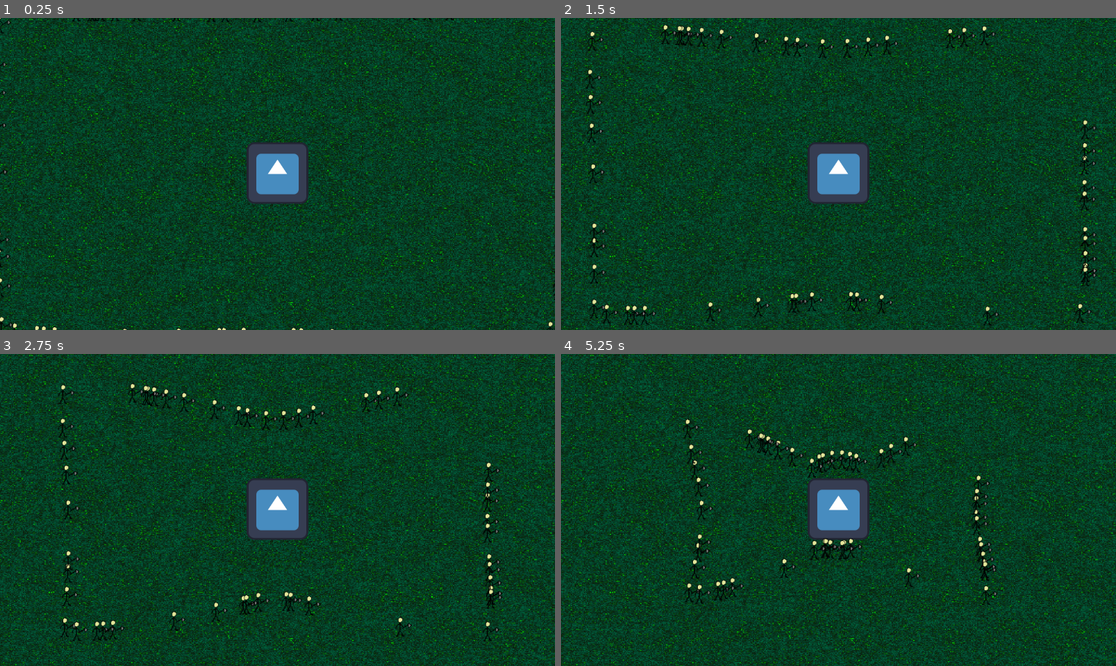
Above: before the commit, frames 1-4 (two rows, left to right).
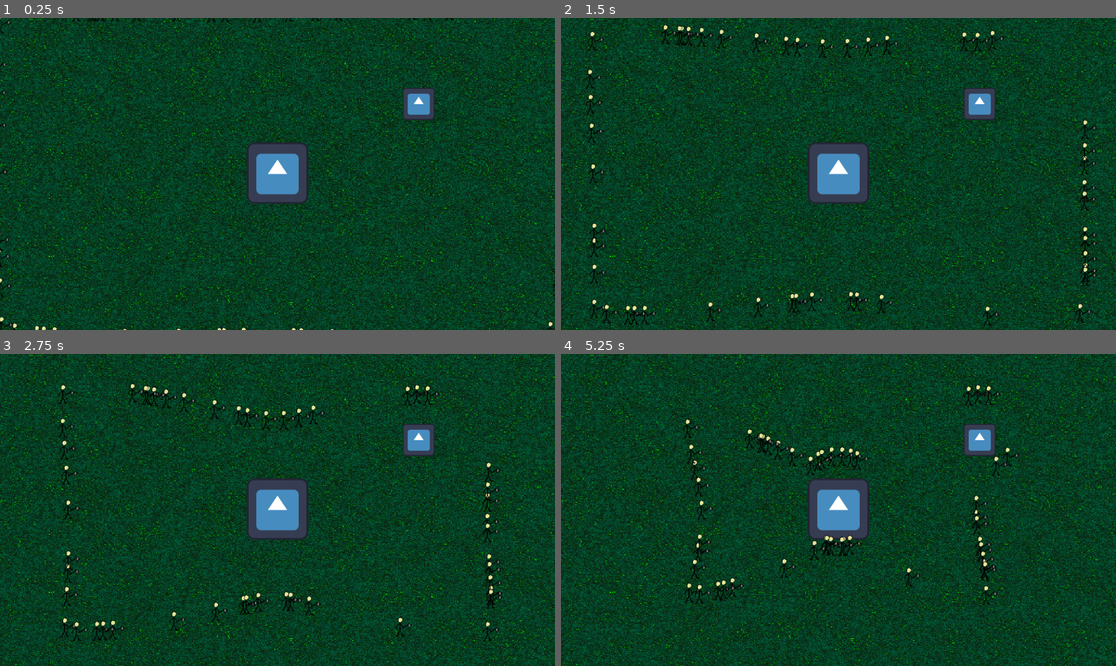
Above: after the commit, the same moments.

Repository: Igorrreha/ldjam-summoning
Game: Godot game, scene res://main.tscn
The game is run twice, just before and just after one commit, with the same random seed, the same clock (stepped at 60 frames per second) and the same inputs. The engine's default icon, where the game draws it, is replaced by a stand-in: a white triangle on a blue panel in a dark square.
Inputs:
- Up to frame 1 (0.25 s): no input
- Up to frame 2 (1.5 s): no input
- Up to frame 3 (2.75 s): no input
- Up to frame 4 (5.25 s): no input

The runs differ from the first frame. In frame 1, 0.6% of the frame differs, in the area x 72-79%, y 22-33%; in frame 2, 0.8%; in frame 3, 0.8%; in frame 4, 1.6%, in the area x 44-83%, y 9-66%.

Commit message:
Targets changing

Diff:
--- a/game.tscn
+++ b/game.tscn
@@ -18,6 +18,9 @@
 color_ramp = SubResource("Gradient_7wdsv")
 noise = SubResource("FastNoiseLite_hyq8t")
 
+[sub_resource type="CircleShape2D" id="CircleShape2D_inshy"]
+radius = 98.9
+
 [sub_resource type="CircleShape2D" id="CircleShape2D_xg4vy"]
 radius = 67.42
 
@@ -36,6 +39,17 @@
 texture = SubResource("NoiseTexture2D_4uss2")
 
 [node name="Camera2D" type="Camera2D" parent="."]
+
+[node name="test" type="Sprite2D" parent="."]
+position = Vector2(293.066, -145.834)
+scale = Vector2(0.522398, 0.522398)
+texture = ExtResource("1_vemo2")
+
+[node name="Area2D" type="Area2D" parent="test"]
+monitoring = false
+
+[node name="CollisionShape2D" type="CollisionShape2D" parent="test/Area2D"]
+shape = SubResource("CircleShape2D_inshy")
 
 [node name="MainTree" type="Area2D" parent="."]
 position = Vector2(0, -2)
--- a/modules/enemies/prefabs/human.tscn
+++ b/modules/enemies/prefabs/human.tscn
@@ -7,6 +7,9 @@
 
 [sub_resource type="CircleShape2D" id="CircleShape2D_jjd5j"]
 radius = 28.0
+
+[sub_resource type="CircleShape2D" id="CircleShape2D_g8x3i"]
+radius = 100.02
 
 [node name="Human" type="Area2D"]
 collision_layer = 2
@@ -25,7 +28,16 @@
 monitorable = false
 
 [node name="AttackCollider" type="CollisionShape2D" parent="AtackArea"]
-position = Vector2(0, 12)
+position = Vector2(0, 19)
 shape = SubResource("CircleShape2D_jjd5j")
 
+[node name="DetectArea" type="Area2D" parent="."]
+monitorable = false
+
+[node name="DetectCollider" type="CollisionShape2D" parent="DetectArea"]
+position = Vector2(0, 20)
+shape = SubResource("CircleShape2D_g8x3i")
+
 [connection signal="area_entered" from="AtackArea" to="." method="_on_atack_area_area_entered"]
+[connection signal="area_entered" from="DetectArea" to="." method="_on_detect_area_area_entered"]
+[connection signal="area_exited" from="DetectArea" to="." method="_on_detect_area_exited"]
--- a/modules/enemies/scripts/human_controller.gd
+++ b/modules/enemies/scripts/human_controller.gd
@@ -3,25 +3,52 @@
 
 
 @export var speed: float
+@export var attack_power: float
 
 
-var target: Node2D
+var main_target: Node2D
+var current_target: Node2D
+
 var is_moving = true
+var is_attack = false
 
 
 func setup(position: Vector2, target: Node2D):
 	self.global_position = position
-	self.target = target
+	self.main_target = target
+	current_target = main_target
 
 
 func _process(delta: float) -> void:
 	if is_moving:
-		move_to_target(target)
+		move_to_target(current_target)
+
+
+func change_target(target: Node2D):
+	self.current_target = target
+	is_moving = true
 
 
 func move_to_target(target: Node2D):
-	global_position = global_position.move_toward(target.global_position, speed);
+	global_position = global_position.move_toward(current_target.global_position, speed);
+
+
+func attack():
+	print("I am attack!!")
 
 
 func _on_atack_area_area_entered(area: Area2D) -> void:
 	is_moving = false
+	is_attack = true
+	attack()
+
+
+func _on_detect_area_area_entered(area: Area2D) -> void:
+	change_target(area)
+
+
+func _on_detect_area_exited(area: Area2D) -> void:
+	for overlapping_area in get_overlapping_areas():
+		pass
+
+	change_target(main_target)
Not shown: 1 places in game.tscn that only renumber resources
Not shown: 1 places in modules/enemies/prefabs/human.tscn that only renumber resources
